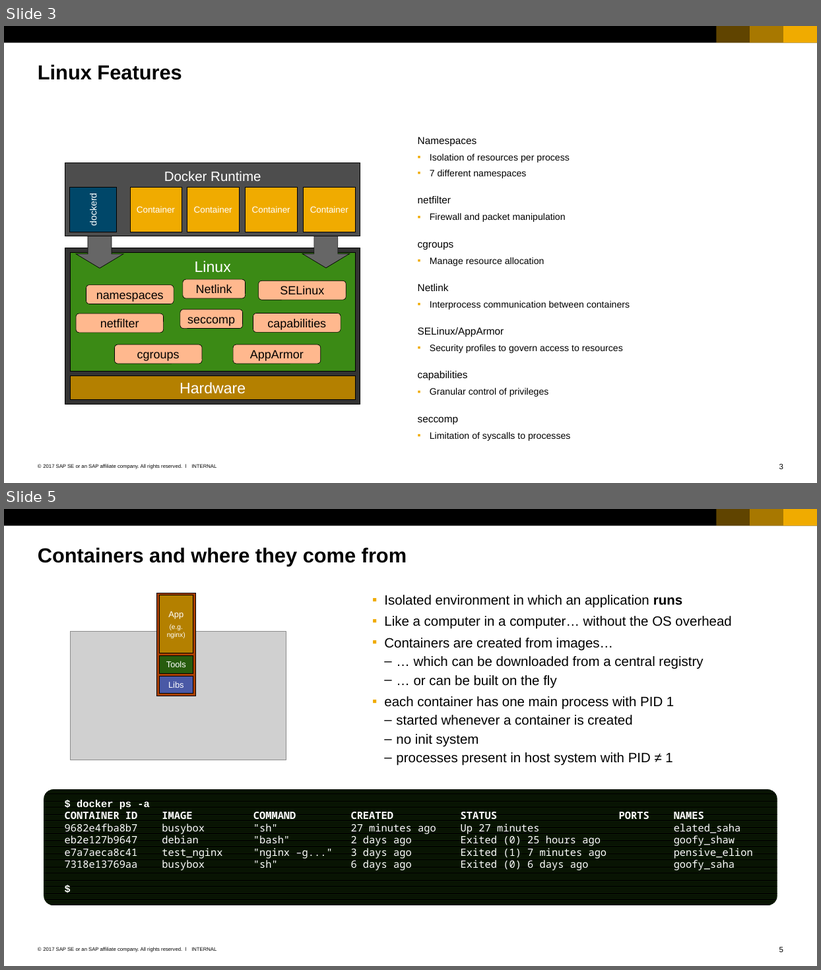
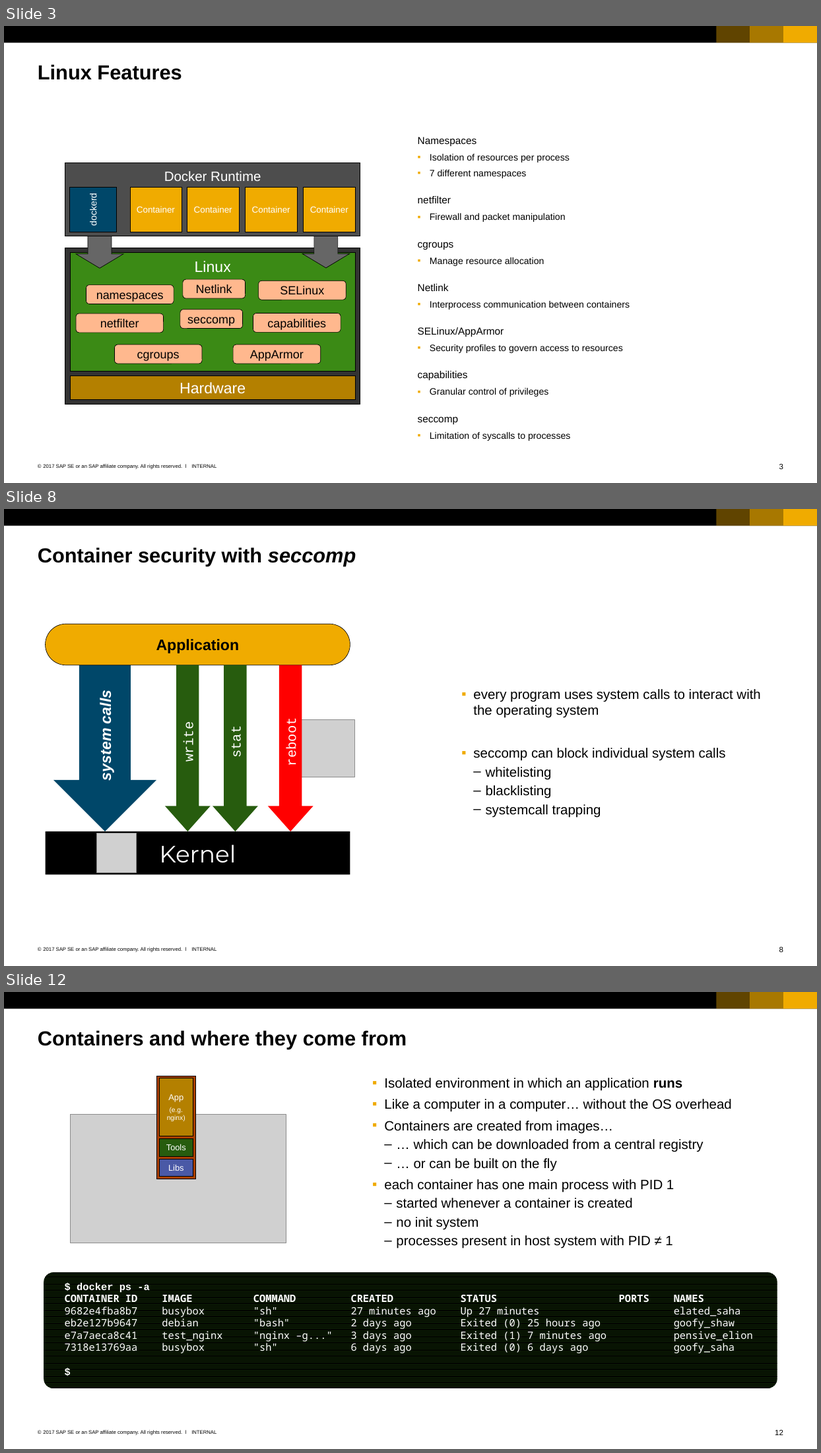
Before and after one commit to cuijiyao01/docker-k8s-training, a slide deck: docker/02_Members_of_docker_universe.pptx. Shown one above the other, each under a label of ours: slides 3 and 5 before the commit, slides 3, 8 and 12 after it; the slides between them are not shown. The pictures are 821x970 and 821x1453 pixels, drawn with LibreOffice and Linux fonts; fonts in the diff are those of the drawing; grey boxes stand for pictures. Boxes give left, top, right and bottom in pixels: in the first picture for what was removed or moved away, otherwise in the second. Text is boxed around its words. In the diff, an @@ line names an element or a change of style, - is before the commit and + after.

Commit message:
Added additional slides to "Members of docker universe" to explain the Linux kernel technologies behind containers.

```diff
--- a/docker/02_Members_of_docker_universe.pptx
+++ b/docker/02_Members_of_docker_universe.pptx
@@ slide 8 added at [4,509,817,966], background #FFFFFF; not listed: 7 template elements that a slide beside it also shows @@
@@ title added at [38,547,356,566], 24 pt, text #000000, bold @@
+Container security with seccomp
@@ rounded rectangle added at [46,625,350,665], fill #F0AB00, outline #000000 0.5 pt, 18 pt, text #000000, bold @@
+Application
@@ down arrow added at [54,665,156,832], fill #00476A, 18 pt, text #FFFFFF, bold, italic @@
+system calls
@@ down arrow added at [165,665,210,832], fill #285C0E, 16 pt, text #FFFFFF @@
+write
@@ down arrow added at [213,665,257,832], fill #285C0E, 16 pt, text #FFFFFF @@
+stat
@@ down arrow added at [268,665,313,832], fill #FF0000, 16 pt, text #FFFFFF @@
+reboot
@@ text added at [473,689,760,817], 16 pt, text #000000 @@
+  ▪ every program uses system calls to interact with the operating system
+  ▪ seccomp can block individual system calls
+    – whitelisting
+    – blacklisting
+    – systemcall trapping
@@ picture added at [298,720,355,777] @@
@@ rectangle added at [46,832,350,875], fill #000000, 28 pt, text #FFFFFF @@
+Kernel
@@ picture added at [96,833,135,872] @@
@@ what was slide 5 is now slide 12 @@
@@ page number at [775,1430,783,1436]: text changed @@
-5
+12
```
Also in this commit, not shown: 2 slides changed, 7 other slides added, 2 slides removed, 1 other file.
